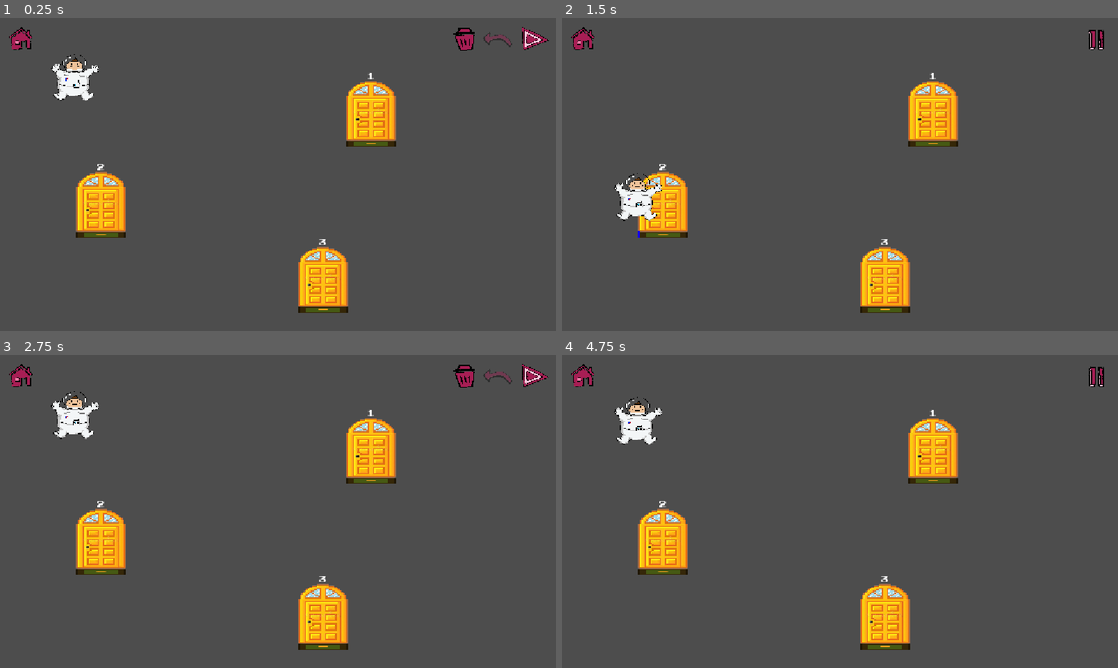
Above: before the commit, frames 1-4 (two rows, left to right).
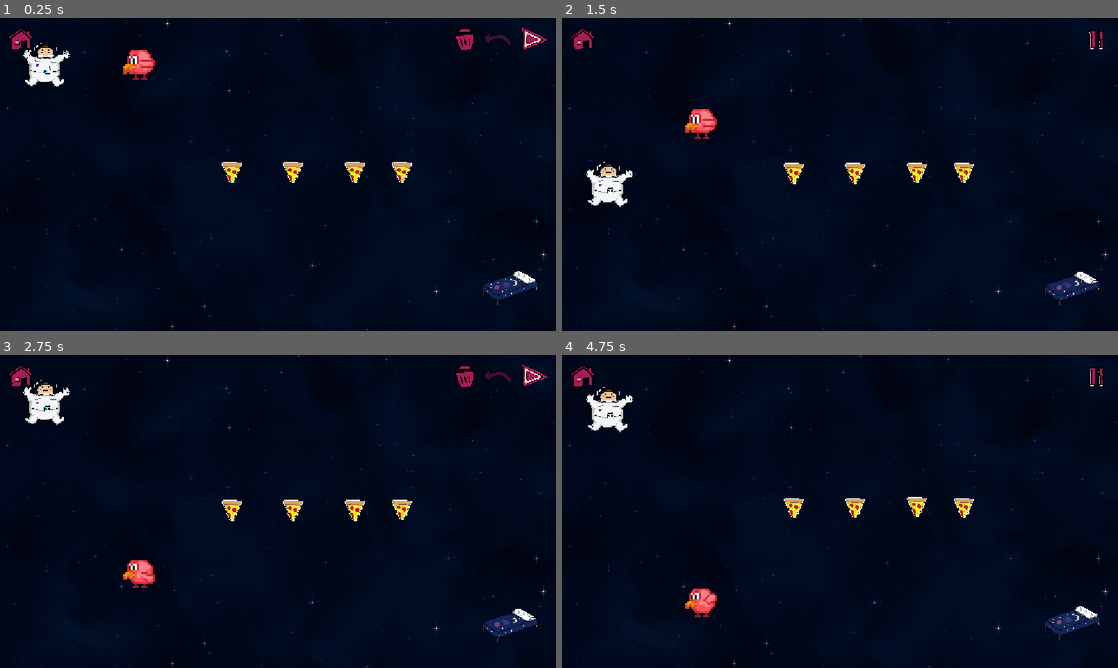
Above: after the commit, the same moments.

Repository: ivaivaiva1/desenhar_fofo
Game: Godot game, scene res://Scenes/level_manager.tscn
Two runs of this game, one before a commit and one after it. Both use one fixed random seed, a clock stepped at 60 frames per second and the inputs below. The engine's default icon, where the game draws it, is replaced by a stand-in: a white triangle on a blue panel in a dark square.
Inputs (mouse positions are in pixels of both pictures, inside the frame that each line leads up to):
- Up to frame 1 (0.25 s): no input
- Up to frame 2 (1.5 s): click (840, 174) at 0.67 s; tap Space (ui_accept) at 0.77 s; move the mouse to (728, 190) at 1.27 s; click (728, 190) at 1.42 s
- Up to frame 3 (2.75 s): tap Space (ui_accept) at 1.52 s; move the mouse to (333, 442) at 2.02 s; click (333, 442) at 2.17 s
- Up to frame 4 (4.75 s): move the mouse to (812, 574) at 2.77 s; click (812, 574) at 2.92 s; tap Space (ui_accept) at 3.02, 3.77, 4.52 s; move the mouse to (1006, 558) at 3.52 s; click (1006, 558) at 3.67 s; move the mouse to (673, 464) at 4.27 s; click (673, 464) at 4.42 s

The runs differ from the first frame. In frame 1, 99% of the frame differs, in the area x 0-100%, y 0-100%; in frame 2, 100%; in frame 3, 99%; in frame 4, 100%.

Commit message:
update: papagaio sprite

Diff:
--- a/Scenes/Entities/papagaio.tscn
+++ b/Scenes/Entities/papagaio.tscn
@@ -1,27 +1,55 @@
 [gd_scene format=3 uid="uid://dhlapd5iw2bi"]
 
 [ext_resource type="Script" uid="uid://fjshigaxwr0q" path="res://Scripts/GameCore/Objects/collectable.gd" id="1_4dvax"]
-[ext_resource type="Texture2D" uid="uid://d1uw4aeujvhb8" path="res://Sprites/pelicanooo.png" id="2_gmkae"]
 [ext_resource type="Script" uid="uid://cvaejuimtiv26" path="res://Scripts/Behaviours/floating_patrol.gd" id="3_37k74"]
+[ext_resource type="Texture2D" uid="uid://b6r82xh8l72n5" path="res://Sprites/Pirate/AllBird2.png" id="4_8y3x2"]
 
 [sub_resource type="CircleShape2D" id="CircleShape2D_1tq3v"]
 radius = 33.49754
 
+[sub_resource type="AtlasTexture" id="AtlasTexture_8bxhx"]
+atlas = ExtResource("4_8y3x2")
+region = Rect2(0, 32, 16, 16)
+
+[sub_resource type="AtlasTexture" id="AtlasTexture_gnang"]
+atlas = ExtResource("4_8y3x2")
+region = Rect2(16, 32, 16, 16)
+
+[sub_resource type="AtlasTexture" id="AtlasTexture_fygyu"]
+atlas = ExtResource("4_8y3x2")
+region = Rect2(32, 32, 16, 16)
+
+[sub_resource type="SpriteFrames" id="SpriteFrames_g5c5h"]
+animations = [{
+"frames": [{
+"duration": 1.0,
+"texture": SubResource("AtlasTexture_8bxhx")
+}, {
+"duration": 1.0,
+"texture": SubResource("AtlasTexture_gnang")
+}, {
+"duration": 1.0,
+"texture": SubResource("AtlasTexture_fygyu")
+}, {
+"duration": 1.0,
+"texture": SubResource("AtlasTexture_gnang")
+}],
+"loop": 1,
+"name": &"default",
+"speed": 5.0
+}]
+
 [node name="papagaio" type="Node2D" unique_id=186391876 groups=["Collectable"]]
 scale = Vector2(1.015, 1.015)
 script = ExtResource("1_4dvax")
+entity_type = 3
+frame_freeze = true
 
 [node name="Area2D" type="Area2D" parent="." unique_id=1524499499]
 
 [node name="CollisionShape2D" type="CollisionShape2D" parent="Area2D" unique_id=322469688]
 position = Vector2(-0.98522174, -1.9704435)
 shape = SubResource("CircleShape2D_1tq3v")
-
-[node name="Sprite" type="Sprite2D" parent="." unique_id=1871186142]
-unique_name_in_owner = true
-scale = Vector2(0.212, 0.212)
-texture = ExtResource("2_gmkae")
-flip_h = true
 
 [node name="floating_patrol" type="Node2D" parent="." unique_id=1663466198 node_paths=PackedStringArray("target_object")]
 script = ExtResource("3_37k74")
@@ -30,4 +58,13 @@
 
 [node name="patrol_target" type="Marker2D" parent="." unique_id=1758924140]
 
+[node name="Sprite" type="AnimatedSprite2D" parent="." unique_id=1245632784]
+unique_name_in_owner = true
+position = Vector2(-0.49261075, 0.49261075)
+scale = Vector2(4.0024633, 4.0024633)
+sprite_frames = SubResource("SpriteFrames_g5c5h")
+autoplay = "default"
+frame_progress = 0.4652241
+flip_h = true
+
 [connection signal="area_entered" from="Area2D" to="." method="_on_area_2d_area_entered"]
--- a/Scenes/level_manager.tscn
+++ b/Scenes/level_manager.tscn
@@ -14,7 +14,8 @@
 [node name="load_level" type="Node2D" parent="." unique_id=306488323]
 unique_name_in_owner = true
 script = ExtResource("2_ghtn7")
-level = 1
+current_world = 2
+level = 5
 
 [node name="line_controller" parent="." unique_id=679656892 instance=ExtResource("3_pakjl")]
 unique_name_in_owner = true
--- a/Scripts/GameCore/Objects/collectable.gd
+++ b/Scripts/GameCore/Objects/collectable.gd
@@ -2,18 +2,19 @@
 class_name Collectable
 
 @export var entity_type: SkinPicker.ENTITY_TYPE
-@export var frame_freeze: bool = true
+@export var frame_freeze: bool = false
 var is_picked: bool = false
-@onready var sprite: Sprite2D = %Sprite
+@onready var sprite:= %Sprite
+
 
 func _ready() -> void:
-	SkinPicker.change_skin(entity_type, sprite)
+	if entity_type != SkinPicker.ENTITY_TYPE.NULL:  SkinPicker.change_skin(entity_type, sprite)
 
 
 func _on_area_2d_area_entered(area: Area2D) -> void:
 	if is_picked: return
 	if area.is_in_group("Player"):
-		#if frame_freeze: HitFreeze.freeze()
+		if frame_freeze: HitFreeze.freeze()
 		make_picked()
 		var player: Player = area.get_parent() as Player
 		player.pump_yuumy()
--- a/Scripts/_Globals/skin_picker.gd
+++ b/Scripts/_Globals/skin_picker.gd
@@ -3,7 +3,8 @@
 enum ENTITY_TYPE {
 	BOB,
 	FOOD,
-	CAMA
+	CAMA,
+	NULL
 }
 
 # LINE COLOR
Binary file added: Sprites/Pirate/AllBird2.png
Not shown, added: Sprites/Pirate/AllBird2.png.import
